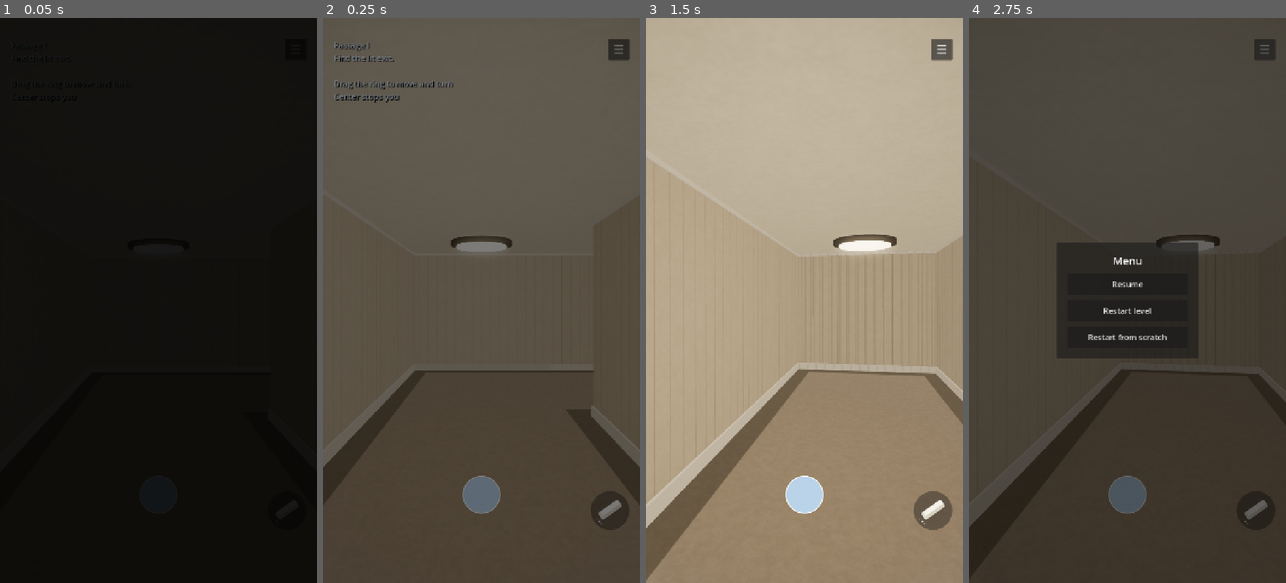
Above: before the commit, frames 1-4 (left to right).
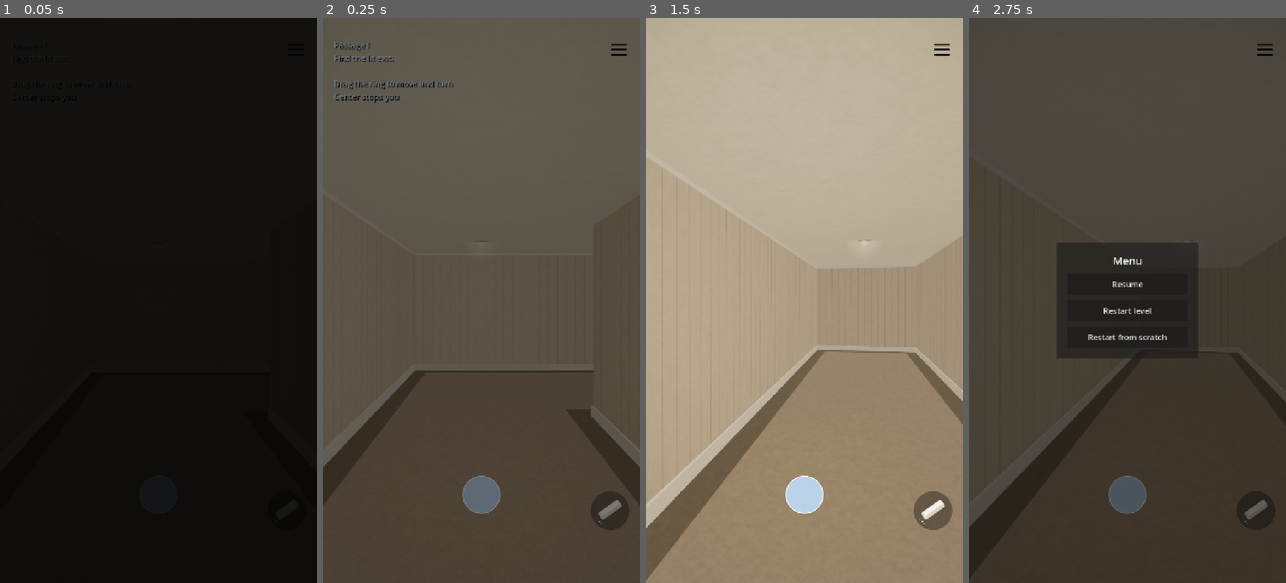
Above: after the commit, the same moments.

Repository: planting-moon/passages
Game: Godot game, scene res://scenes/main.tscn
Same seed, same stepped clock (60 frames per second), same inputs: the game is played once before the commit and once after it.
Inputs (mouse positions are in pixels of both pictures, inside the frame that each line leads up to):
- Up to frame 1 (0.05 s): no input
- Up to frame 2 (0.25 s): no input
- Up to frame 3 (1.5 s): tap Enter at 0.5 s; move the mouse to (874, 272) at 0.52 s; hold D 0.53-1.25 s; tap R at 0.6 s; click (874, 272) at 0.67 s; drag from (741, 328) to (788, 413) at 1.27 s
- Up to frame 4 (2.75 s): click (1263, 51) at 2 s

The runs differ from the first frame. In frame 2, 0.7% of the frame differs, in the area x 40-97%, y 3-42%; in frame 3, 2.1%, in the area x 48-97%, y 3-64%; in frame 4, 0.6%.

Commit message:
Glowing doorway exit, recessed downlights, minimal menu icon
- Exit is a framed doorway with an interior-mapped tunnel of light, a light
  beam, a warm spotlight onto the floor/walls and drifting dust motes
- Exit door always sits on a real wall; Passage I gets a closing wall row
- Ceiling fixtures replaced with recessed downlights (interior-mapped can,
  grooved baffle, bulb lens) plus a soft halo
- Menu button is three bare lines, black or white depending on the scene
  brightness behind it
- --peek-exit dev arg to start facing the exit

Co-Authored-By: Claude Opus 5.5 <noreply@anthropic.com>

Diff:
--- /dev/null
+++ b/assets/menu.svg
@@ -0,0 +1,7 @@
+<svg xmlns="http://www.w3.org/2000/svg" width="48" height="48" viewBox="0 0 48 48">
+  <g stroke="#ffffff" stroke-width="3.5" stroke-linecap="round">
+    <line x1="10" y1="14" x2="38" y2="14"/>
+    <line x1="10" y1="24" x2="38" y2="24"/>
+    <line x1="10" y1="34" x2="38" y2="34"/>
+  </g>
+</svg>
--- a/scenes/ceiling_light.tscn
+++ b/scenes/ceiling_light.tscn
@@ -1,36 +1,47 @@
-[gd_scene load_steps=5 format=3]
+[gd_scene load_steps=8 format=3]
 
-[sub_resource type="CylinderMesh" id="CylinderMesh_housing"]
-top_radius = 0.55
-bottom_radius = 0.55
-height = 0.08
-radial_segments = 24
+[ext_resource type="Shader" path="res://shaders/recessed_light.gdshader" id="1_recessed"]
 
-[sub_resource type="StandardMaterial3D" id="Material_housing"]
-albedo_color = Color(0.26, 0.24, 0.21, 1)
-roughness = 0.9
+[sub_resource type="PlaneMesh" id="PlaneMesh_downlight"]
+size = Vector2(0.32, 0.32)
 
-[sub_resource type="CylinderMesh" id="CylinderMesh_panel"]
-top_radius = 0.45
-bottom_radius = 0.45
-height = 0.04
-radial_segments = 24
+[sub_resource type="ShaderMaterial" id="Material_downlight"]
+shader = ExtResource("1_recessed")
 
-[sub_resource type="StandardMaterial3D" id="Material_panel"]
-albedo_color = Color(1, 0.96, 0.84, 1)
-emission_enabled = true
-emission = Color(1, 0.9, 0.7, 1)
-emission_energy_multiplier = 2.0
+[sub_resource type="Gradient" id="Gradient_halo"]
+offsets = PackedFloat32Array(0, 0.25, 1)
+colors = PackedColorArray(1, 1, 1, 1, 1, 1, 1, 0.35, 1, 1, 1, 0)
+
+[sub_resource type="GradientTexture2D" id="GradientTexture_halo"]
+gradient = SubResource("Gradient_halo")
+width = 64
+height = 64
+fill = 1
+fill_from = Vector2(0.5, 0.5)
+fill_to = Vector2(0.5, 0)
+
+[sub_resource type="StandardMaterial3D" id="Material_halo"]
+transparency = 1
+blend_mode = 1
+shading_mode = 0
+albedo_color = Color(1, 0.9, 0.72, 0.35)
+albedo_texture = SubResource("GradientTexture_halo")
+billboard_mode = 1
+disable_fog = true
+
+[sub_resource type="QuadMesh" id="QuadMesh_halo"]
+size = Vector2(0.7, 0.7)
 
 [node name="CeilingLight" type="Node3D"]
 
-[node name="Housing" type="MeshInstance3D" parent="."]
-mesh = SubResource("CylinderMesh_housing")
-material_override = SubResource("Material_housing")
+[node name="Downlight" type="MeshInstance3D" parent="."]
+transform = Transform3D(1, 0, 0, 0, -1, 0, 0, 0, -1, 0, 0, 0)
+mesh = SubResource("PlaneMesh_downlight")
+material_override = SubResource("Material_downlight")
 cast_shadow = 0
 
-[node name="Panel" type="MeshInstance3D" parent="."]
-transform = Transform3D(1, 0, 0, 0, 1, 0, 0, 0, 1, 0, -0.06, 0)
-mesh = SubResource("CylinderMesh_panel")
-material_override = SubResource("Material_panel")
+[node name="Halo" type="MeshInstance3D" parent="."]
+transform = Transform3D(1, 0, 0, 0, 1, 0, 0, 0, 1, 0, -0.02, 0)
+mesh = SubResource("QuadMesh_halo")
+material_override = SubResource("Material_halo")
 cast_shadow = 0
--- a/scripts/main.gd
+++ b/scripts/main.gd
@@ -8,6 +8,11 @@
 const WALLPAPER_SHADER := preload("res://shaders/wallpaper.gdshader")
 const CARPET_SHADER := preload("res://shaders/carpet.gdshader")
 const CHALK_ICON := preload("res://assets/chalk.svg")
+const MENU_ICON := preload("res://assets/menu.svg")
+const DOORWAY_SHADER := preload("res://shaders/light_doorway.gdshader")
+const SHAFT_SHADER := preload("res://shaders/light_shaft.gdshader")
+const DOOR_SIZE := Vector2(1.1, 2.2)
+const DOOR_LIGHT_COLOR := Color(1.0, 0.88, 0.68)
 # Share of the corridor width covered by the carpet border, on each side.
 const CARPET_BORDER_RATIO := 0.1
 const BASEBOARD_HEIGHT := 0.14
@@ -30,7 +35,7 @@
 var LEVELS := [
 	{
 		"title": "Passage I",
-		"maze": ["#####", "#S..#", "#.#.#", "#.#.#", "###E#"],
+		"maze": ["#####", "#S..#", "#.#.#", "#.#.#", "#.#E#", "#####"],
 		"ambient": Color(1.0, 0.95, 0.86),
 		"ambient_energy": 0.7,
 		"background": Color(0.55, 0.7, 0.85),
@@ -177,6 +182,10 @@
 var menu_overlay: ColorRect
 var portal_node: Node3D
 var portal_time := 0.0
+var doorway_material: ShaderMaterial
+var shaft_material: ShaderMaterial
+var door_light: SpotLight3D
+var trim_material: StandardMaterial3D
 var hud: Label
 var status: Label
 var won := false
@@ -214,14 +223,19 @@
 	build_level()
 	spawn_player()
 	build_goal()
+	if "--peek-exit" in OS.get_cmdline_user_args():
+		peek_exit()
 	build_ui()
 	fade_in()
+	match_menu_icon_to_backdrop()
 
 func _process(delta: float) -> void:
 	if is_instance_valid(portal_node) and not won:
 		portal_time += delta
-		var pulse := 1.0 + sin(portal_time * 2.0) * 0.03
-		portal_node.scale = Vector3(pulse, pulse, 1.0)
+		var pulse := 1.0 + sin(portal_time * 1.6) * 0.06
+		doorway_material.set_shader_parameter("intensity", pulse)
+		shaft_material.set_shader_parameter("intensity", 0.12 * pulse)
+		door_light.light_energy = 2.2 * pulse
 
 func fade_in() -> void:
 	if fade_overlay:
@@ -466,7 +480,7 @@
 	var wallpaper: Dictionary = WALLPAPERS[current_level % WALLPAPERS.size()]
 	var wall_color: Color = current_theme["wall"]
 	wall_material = make_paper_material(wall_color, wall_color.darkened(0.12), int(wallpaper["pattern"]), float(wallpaper["scale"]), float(wallpaper["width"]), 0.85)
-	var trim_material := StandardMaterial3D.new()
+	trim_material = StandardMaterial3D.new()
 	trim_material.albedo_color = wall_color.lerp(Color(0.97, 0.96, 0.93), 0.55)
 	trim_material.roughness = 0.45
 	var floor_color: Color = current_theme["floor"]
@@ -499,7 +513,7 @@
 			else:
 				if x % light_spacing == 1 and y % light_spacing == 1:
 					var fixture := CEILING_LIGHT_SCENE.instantiate()
-					fixture.position = cell_to_world(Vector2i(x, y)) + Vector3(0, WALL_HEIGHT - 0.04, 0)
+					fixture.position = cell_to_world(Vector2i(x, y)) + Vector3(0, WALL_HEIGHT - 0.003, 0)
 					world.add_child(fixture)
 				if tile == "S":
 					start_cell = Vector2i(x, y)
@@ -594,27 +608,158 @@
 	goal_shape.size = Vector3(2.4, 2.0, 2.4)
 	goal_collision.shape = goal_shape
 	goal_area.add_child(goal_collision)
+	# The doorway sits on the dead-end wall; its local +Z faces back into the cell.
 	portal_node = Node3D.new()
-	var far_dir := -find_open_dir(goal_cell)
+	var far_dir := find_door_dir(goal_cell)
 	portal_node.position = cell_to_world(goal_cell) + Vector3(far_dir.x, 0, far_dir.y) * (CELL_SIZE * 0.5)
-	portal_node.rotation.y = PI * 0.5 if far_dir.x != 0 else 0.0
-	var light_material := StandardMaterial3D.new()
-	light_material.albedo_color = Color(1.0, 0.95, 0.82)
-	light_material.shading_mode = BaseMaterial3D.SHADING_MODE_UNSHADED
-	light_material.emission_enabled = true
-	light_material.emission = Color(1.0, 0.9, 0.7)
-	light_material.emission_energy_multiplier = 1.2
-	var portal_mesh := MeshInstance3D.new()
-	var portal_box := BoxMesh.new()
-	portal_box.size = Vector3(1.1, 2.2, 0.06)
-	portal_mesh.mesh = portal_box
-	portal_mesh.material_override = light_material
-	portal_mesh.position = Vector3(0, 1.1, 0)
-	portal_mesh.cast_shadow = GeometryInstance3D.SHADOW_CASTING_SETTING_OFF
-	portal_node.add_child(portal_mesh)
+	portal_node.rotation.y = atan2(-far_dir.x, -far_dir.y)
+	build_doorway(portal_node)
 	goal_area.body_entered.connect(_on_goal_body_entered)
 	world.add_child(goal_area)
 	world.add_child(portal_node)
+
+func build_doorway(root: Node3D) -> void:
+	doorway_material = ShaderMaterial.new()
+	doorway_material.shader = DOORWAY_SHADER
+	doorway_material.set_shader_parameter("opening_size", DOOR_SIZE)
+	doorway_material.set_shader_parameter("light_color", DOOR_LIGHT_COLOR)
+	var opening := MeshInstance3D.new()
+	var quad := QuadMesh.new()
+	quad.size = DOOR_SIZE
+	opening.mesh = quad
+	opening.material_override = doorway_material
+	opening.position = Vector3(0, DOOR_SIZE.y * 0.5, 0.03)
+	opening.cast_shadow = GeometryInstance3D.SHADOW_CASTING_SETTING_OFF
+	root.add_child(opening)
+
+	# Casing around the opening, in the trim colour.
+	var casing_width := 0.09
+	var casing_depth := 0.05
+	var post_height := DOOR_SIZE.y + casing_width
+	for side in [-1.0, 1.0]:
+		add_casing(root, Vector3(casing_width, post_height, casing_depth), Vector3(side * (DOOR_SIZE.x + casing_width) * 0.5, post_height * 0.5, casing_depth * 0.5))
+	add_casing(root, Vector3(DOOR_SIZE.x + casing_width * 2.0, casing_width, casing_depth), Vector3(0, DOOR_SIZE.y + casing_width * 0.5, casing_depth * 0.5))
+
+	shaft_material = ShaderMaterial.new()
+	shaft_material.shader = SHAFT_SHADER
+	shaft_material.set_shader_parameter("light_color", DOOR_LIGHT_COLOR)
+	var shaft := MeshInstance3D.new()
+	shaft.mesh = build_shaft_mesh(DOOR_SIZE, Vector2(2.0, 2.5), 3.2)
+	shaft.material_override = shaft_material
+	shaft.position.z = 0.04
+	shaft.cast_shadow = GeometryInstance3D.SHADOW_CASTING_SETTING_OFF
+	root.add_child(shaft)
+
+	door_light = SpotLight3D.new()
+	door_light.light_color = DOOR_LIGHT_COLOR
+	door_light.light_energy = 2.2
+	door_light.spot_range = 9.0
+	door_light.spot_angle = 70.0
+	door_light.spot_attenuation = 1.4
+	door_light.shadow_enabled = false
+	door_light.position = Vector3(0, 1.7, 0.1)
+	door_light.rotation = Vector3(deg_to_rad(-12.0), PI, 0)
+	root.add_child(door_light)
+
+	root.add_child(build_dust(Vector3(DOOR_SIZE.x * 0.6, DOOR_SIZE.y * 0.5, 1.4), Vector3(0, DOOR_SIZE.y * 0.5, 1.5)))
+
+func add_casing(root: Node3D, size: Vector3, position: Vector3) -> void:
+	var casing := MeshInstance3D.new()
+	var box := BoxMesh.new()
+	box.size = size
+	casing.mesh = box
+	casing.material_override = trim_material
+	casing.position = position
+	root.add_child(casing)
+
+# Open-ended frustum from the door outward along +Z (no floor face, to avoid z-fighting).
+func build_shaft_mesh(near_size: Vector2, far_size: Vector2, length: float) -> ArrayMesh:
+	var near := [Vector3(-near_size.x * 0.5, 0, 0), Vector3(near_size.x * 0.5, 0, 0), Vector3(near_size.x * 0.5, near_size.y, 0), Vector3(-near_size.x * 0.5, near_size.y, 0)]
+	var far := [Vector3(-far_size.x * 0.5, 0, length), Vector3(far_size.x * 0.5, 0, length), Vector3(far_size.x * 0.5, far_size.y, length), Vector3(-far_size.x * 0.5, far_size.y, length)]
+	var surface := SurfaceTool.new()
+	surface.begin(Mesh.PRIMITIVE_TRIANGLES)
+	# right, top, left
+	for edge in [[1, 2], [2, 3], [3, 0]]:
+		var a: int = edge[0]
+		var b: int = edge[1]
+		for vertex in [[near[a], 0.0], [far[a], 1.0], [far[b], 1.0], [near[a], 0.0], [far[b], 1.0], [near[b], 0.0]]:
+			surface.set_uv(Vector2(0, vertex[1]))
+			surface.add_vertex(vertex[0])
+	surface.generate_normals()
+	return surface.commit()
+
+func build_dust(extents: Vector3, center: Vector3) -> GPUParticles3D:
+	var process := ParticleProcessMaterial.new()
+	process.emission_shape = ParticleProcessMaterial.EMISSION_SHAPE_BOX
+	process.emission_box_extents = extents
+	process.direction = Vector3(0, 1, 0)
+	process.spread = 180.0
+	process.initial_velocity_min = 0.02
+	process.initial_velocity_max = 0.07
+	process.gravity = Vector3.ZERO
+	process.scale_min = 0.5
+	process.scale_max = 1.2
+	var fade := Gradient.new()
+	fade.offsets = PackedFloat32Array([0.0, 0.3, 0.7, 1.0])
+	fade.colors = PackedColorArray([Color(1, 1, 1, 0), Color(1, 1, 1, 1), Color(1, 1, 1, 1), Color(1, 1, 1, 0)])
+	var ramp := GradientTexture1D.new()
+	ramp.gradient = fade
+	process.color_ramp = ramp
+	var mote := StandardMaterial3D.new()
+	mote.shading_mode = BaseMaterial3D.SHADING_MODE_UNSHADED
+	mote.transparency = BaseMaterial3D.TRANSPARENCY_ALPHA
+	mote.blend_mode = BaseMaterial3D.BLEND_MODE_ADD
+	mote.billboard_mode = BaseMaterial3D.BILLBOARD_PARTICLES
+	mote.vertex_color_use_as_albedo = true
+	mote.albedo_color = Color(DOOR_LIGHT_COLOR, 0.4)
+	var soft_dot := Gradient.new()
+	soft_dot.colors = PackedColorArray([Color(1, 1, 1, 1), Color(1, 1, 1, 0)])
+	var dot_texture := GradientTexture2D.new()
+	dot_texture.gradient = soft_dot
+	dot_texture.fill = GradientTexture2D.FILL_RADIAL
+	dot_texture.fill_from = Vector2(0.5, 0.5)
+	dot_texture.fill_to = Vector2(0.5, 0.0)
+	dot_texture.width = 16
+	dot_texture.height = 16
+	mote.albedo_texture = dot_texture
+	var quad := QuadMesh.new()
+	quad.size = Vector2(0.014, 0.014)
+	quad.material = mote
+	var dust := GPUParticles3D.new()
+	dust.amount = 48
+	dust.lifetime = 6.0
+	dust.preprocess = 6.0
+	dust.process_material = process
+	dust.draw_pass_1 = quad
+	dust.position = center
+	dust.visibility_aabb = AABB(-extents * 1.5, extents * 3.0)
+	return dust
+
+# Dev helper: stand a little way back from the exit, facing the door.
+func peek_exit() -> void:
+	var door_dir := find_door_dir(goal_cell)
+	var stand := goal_cell
+	for i in range(1):
+		if is_wall_cell(stand - door_dir) or stand.x - door_dir.x < 0 or stand.y - door_dir.y < 0:
+			break
+		stand -= door_dir
+	player.position = cell_to_world(stand) + Vector3(0, 0.05, 0)
+	player.rotation.y = atan2(-door_dir.x, -door_dir.y)
+
+# Wall the exit door hangs on: opposite the way in when possible, else any wall.
+func find_door_dir(cell: Vector2i) -> Vector2i:
+	var back := -find_open_dir(cell)
+	if is_wall_cell(cell + back):
+		return back
+	for direction in [Vector2i(0, -1), Vector2i(-1, 0), Vector2i(1, 0), Vector2i(0, 1)]:
+		if is_wall_cell(cell + direction):
+			return direction
+	return back
+
+func is_wall_cell(cell: Vector2i) -> bool:
+	if cell.x < 0 or cell.x >= level_width or cell.y < 0 or cell.y >= level_height:
+		return false
+	return current_layout[cell.y].substr(cell.x, 1) == "#"
 
 func find_open_dir(cell: Vector2i) -> Vector2i:
 	for direction in [Vector2i(0, -1), Vector2i(-1, 0), Vector2i(1, 0), Vector2i(0, 1)]:
@@ -646,14 +791,19 @@
 	status.add_theme_constant_override("shadow_offset_y", 2)
 	canvas.add_child(status)
 	menu_button = Button.new()
-	menu_button.text = "☰"
+	menu_button.icon = MENU_ICON
+	menu_button.expand_icon = true
+	menu_button.icon_alignment = HORIZONTAL_ALIGNMENT_CENTER
+	menu_button.tooltip_text = "Menu"
 	menu_button.anchor_left = 1.0
 	menu_button.anchor_right = 1.0
-	menu_button.offset_left = -72
-	menu_button.offset_right = -24
-	menu_button.offset_top = 48
-	menu_button.offset_bottom = 96
-	menu_button.add_theme_font_size_override("font_size", 26)
+	menu_button.offset_left = -76
+	menu_button.offset_right = -20
+	menu_button.offset_top = 44
+	menu_button.offset_bottom = 100
+	for state in ["normal", "hover", "pressed", "disabled", "focus"]:
+		menu_button.add_theme_stylebox_override(state, StyleBoxEmpty.new())
+	set_menu_icon_color(Color.WHITE if current_theme["ambient_energy"] < 0.3 else Color.BLACK)
 	menu_button.pressed.connect(open_menu)
 	canvas.add_child(menu_button)
 	chalk_button = Button.new()
@@ -746,6 +896,36 @@
 	restart_scratch_button.pressed.connect(_on_restart_scratch)
 	vbox.add_child(restart_scratch_button)
 
+func set_menu_icon_color(color: Color) -> void:
+	menu_button.add_theme_color_override("icon_normal_color", color)
+	menu_button.add_theme_color_override("icon_hover_color", color)
+	menu_button.add_theme_color_override("icon_focus_color", color)
+	menu_button.add_theme_color_override("icon_pressed_color", Color(color, 0.6))
+	menu_button.add_theme_color_override("icon_disabled_color", Color(color, 0.35))
+
+# Reads back one rendered frame and picks black or white menu lines depending on
+# how bright the scene is behind the button.
+func match_menu_icon_to_backdrop() -> void:
+	for i in range(3):
+		await RenderingServer.frame_post_draw
+	if not is_inside_tree():
+		return
+	var image := world.get_texture().get_image()
+	if image == null:
+		return
+	var screen := get_viewport().get_visible_rect().size
+	var rect := menu_button.get_global_rect()
+	var pixel_scale := Vector2(image.get_width(), image.get_height()) / screen
+	var total := 0.0
+	var samples := 0
+	for sy in range(5):
+		for sx in range(5):
+			var point := rect.position + rect.size * Vector2((sx + 0.5) / 5.0, (sy + 0.5) / 5.0)
+			var pixel := Vector2i(point * pixel_scale).clamp(Vector2i.ZERO, Vector2i(image.get_width() - 1, image.get_height() - 1))
+			total += image.get_pixelv(pixel).get_luminance()
+			samples += 1
+	set_menu_icon_color(Color.BLACK if total / samples > 0.4 else Color.WHITE)
+
 func cell_to_world(cell: Vector2i) -> Vector3:
 	return Vector3(
 		(cell.x - (level_width - 1) * 0.5) * CELL_SIZE,
--- /dev/null
+++ b/shaders/light_doorway.gdshader
@@ -0,0 +1,51 @@
+shader_type spatial;
+render_mode unshaded, cull_back, fog_disabled;
+
+// A flat quad that looks like a deep, light-filled passage behind it
+// (interior mapping). The quad faces local +Z; the virtual tunnel runs
+// back along local -Z and gets brighter toward its far end.
+
+uniform vec2 opening_size = vec2(1.1, 2.2);
+uniform float depth = 3.0;
+uniform vec3 light_color : source_color = vec3(1.0, 0.88, 0.68);
+uniform float intensity = 1.0;
+
+varying vec3 local_pos;
+varying vec3 cam_local;
+
+void vertex() {
+	local_pos = VERTEX;
+	cam_local = (inverse(MODEL_MATRIX) * vec4(CAMERA_POSITION_WORLD, 1.0)).xyz;
+}
+
+float safe(float v) {
+	return abs(v) < 1e-5 ? 1e-5 : v;
+}
+
+void fragment() {
+	vec3 dir = normalize(local_pos - cam_local);
+	vec2 half_size = opening_size * 0.5;
+	float tx = (sign(dir.x) * half_size.x - local_pos.x) / safe(dir.x);
+	float ty = (sign(dir.y) * half_size.y - local_pos.y) / safe(dir.y);
+	float tz = (-depth - local_pos.z) / safe(dir.z);
+	float t = min(min(tx, ty), tz);
+	vec3 hit = local_pos + dir * t;
+	float d = clamp(-hit.z / depth, 0.0, 1.0);
+
+	vec3 color;
+	if (t == tz) {
+		// Far end: blown-out light with a soft hotspot.
+		vec2 q = hit.xy / half_size;
+		float hotspot = 1.0 - smoothstep(0.0, 1.2, length(q * vec2(1.0, 0.6)));
+		color = mix(light_color, vec3(1.0), 0.6) * (1.6 + hotspot * 0.6);
+	} else {
+		// Tunnel walls: dim near the opening, brightening into the light.
+		float face = 1.0;
+		if (t == ty) {
+			face = dir.y < 0.0 ? 0.9 : 0.7;
+		}
+		float glow = mix(0.28, 1.5, pow(d, 1.6));
+		color = mix(light_color, vec3(1.0), d * 0.45) * glow * face;
+	}
+	ALBEDO = color * intensity;
+}
--- /dev/null
+++ b/shaders/light_shaft.gdshader
@@ -0,0 +1,21 @@
+shader_type spatial;
+render_mode unshaded, blend_add, depth_draw_never, cull_disabled, fog_disabled;
+
+// Soft additive beam spilling out of the doorway. UV.y runs 0 at the door to
+// 1 at the far end; faces seen edge-on fade out so the volume has no hard seams.
+
+uniform vec3 light_color : source_color = vec3(1.0, 0.88, 0.68);
+uniform float intensity = 0.12;
+
+varying float along;
+
+void vertex() {
+	along = UV.y;
+}
+
+void fragment() {
+	float facing = abs(dot(NORMAL, VIEW));
+	float fade = 1.0 - along;
+	fade *= fade;
+	ALBEDO = light_color * intensity * fade * facing * facing;
+}
--- /dev/null
+++ b/shaders/recessed_light.gdshader
@@ -0,0 +1,58 @@
+shader_type spatial;
+render_mode cull_back;
+
+// Recessed downlight drawn on a flat disc flush with the ceiling: a matte trim
+// ring, and inside it a virtual cylindrical can (interior mapping) with a
+// grooved baffle and a glowing bulb lens at the top. The disc faces local +Y;
+// the can extends back along local -Y.
+
+uniform float hole_radius = 0.12;
+uniform float trim_width = 0.028;
+uniform float depth = 0.09;
+uniform vec3 trim_color : source_color = vec3(0.93, 0.92, 0.9);
+uniform vec3 baffle_color : source_color = vec3(0.82, 0.8, 0.78);
+uniform vec3 bulb_color : source_color = vec3(1.0, 0.92, 0.78);
+uniform float bulb_intensity = 3.0;
+
+varying vec3 local_pos;
+varying vec3 cam_local;
+
+void vertex() {
+	local_pos = VERTEX;
+	cam_local = (inverse(MODEL_MATRIX) * vec4(CAMERA_POSITION_WORLD, 1.0)).xyz;
+}
+
+void fragment() {
+	float r = length(local_pos.xz);
+	if (r > hole_radius + trim_width) {
+		discard;
+	}
+	if (r > hole_radius) {
+		float edge = smoothstep(0.0, 0.5, (r - hole_radius) / trim_width);
+		ALBEDO = trim_color * mix(0.8, 1.0, edge);
+		ROUGHNESS = 0.55;
+	} else {
+		vec3 dir = normalize(local_pos - cam_local);
+		vec2 o = local_pos.xz;
+		vec2 dv = dir.xz;
+		float a = max(dot(dv, dv), 1e-6);
+		float b = 2.0 * dot(o, dv);
+		float c = dot(o, o) - hole_radius * hole_radius;
+		float t_wall = (-b + sqrt(max(b * b - 4.0 * a * c, 0.0))) / (2.0 * a);
+		float t_top = (-depth - local_pos.y) / min(dir.y, -1e-5);
+		vec3 color;
+		if (t_top <= t_wall) {
+			float rr = length(o + dv * t_top) / hole_radius;
+			float lens = 1.0 - smoothstep(0.55, 0.8, rr);
+			color = mix(baffle_color * bulb_color * 0.9, bulb_color * bulb_intensity, lens);
+		} else {
+			float h = clamp(-(local_pos.y + dir.y * t_wall) / depth, 0.0, 1.0);
+			float grooves = 0.82 + 0.18 * sin(h * depth * 520.0);
+			color = baffle_color * bulb_color * mix(0.9, 1.9, h * h) * grooves;
+		}
+		ALBEDO = vec3(0.0);
+		ROUGHNESS = 1.0;
+		SPECULAR = 0.0;
+		EMISSION = color;
+	}
+}
Not shown, added: assets/menu.svg.import
Not shown, added: shaders/light_doorway.gdshader.uid
Not shown, added: shaders/light_shaft.gdshader.uid
Not shown, added: shaders/recessed_light.gdshader.uid
